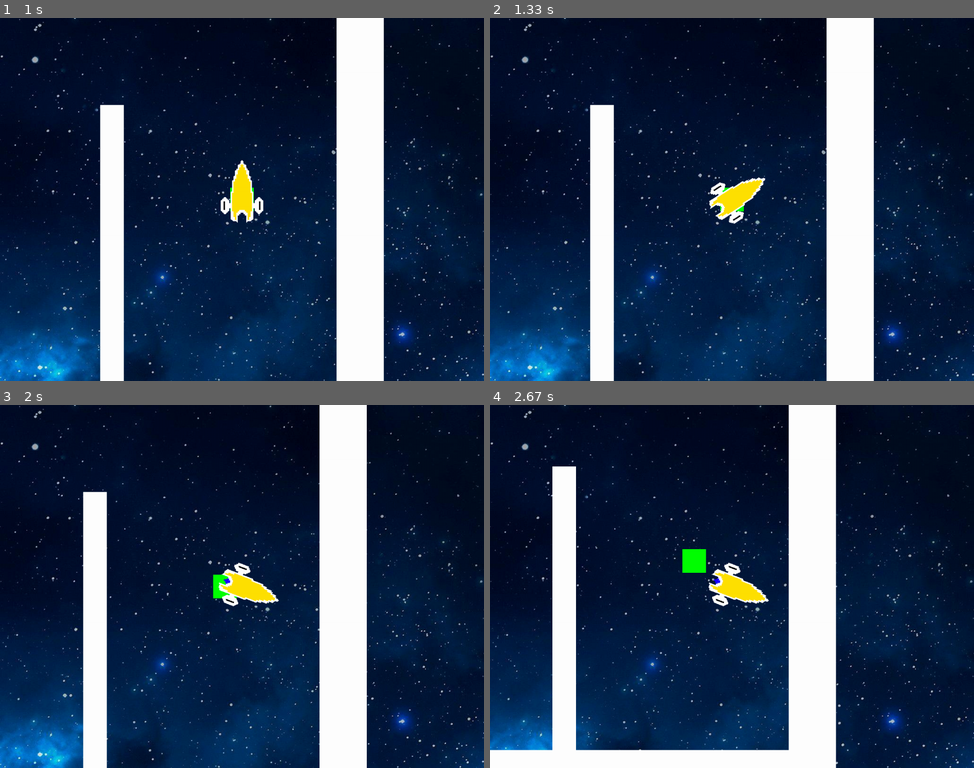
Above: before the commit, frames 1-4 (two rows, left to right).
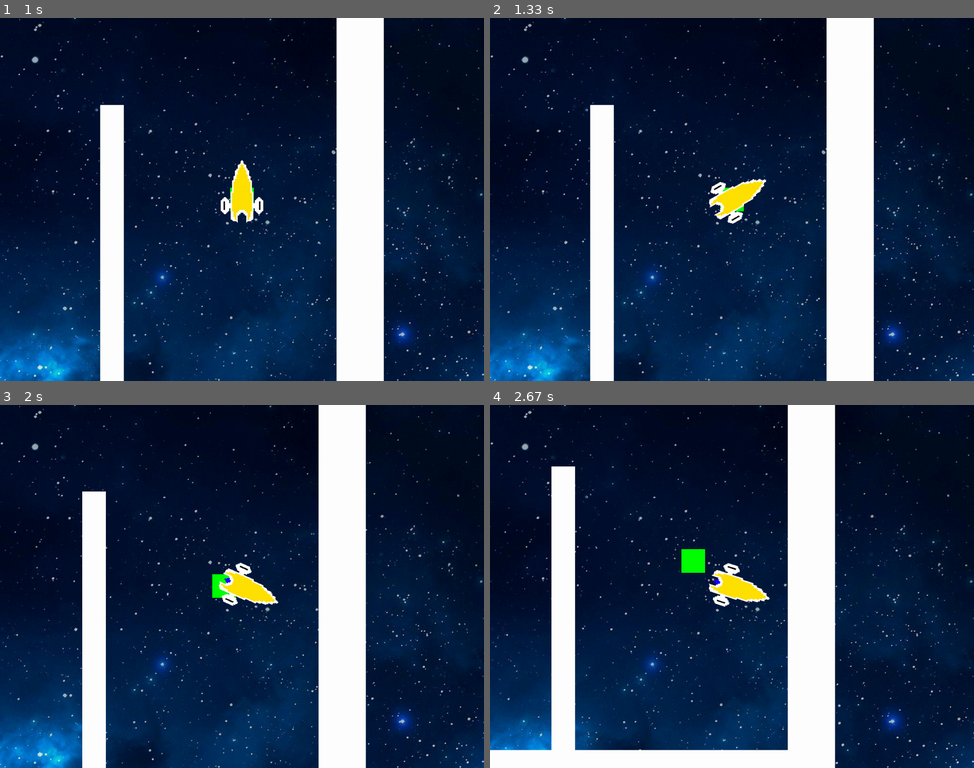
Above: after the commit, the same moments.

Repository: williamjamesj/pygame-project-williamjamesj
Game: pygame game, started from main.py
Same seed, same stepped clock (60 frames per second), same inputs: the game is played once before the commit and once after it.
Inputs (mouse positions are in pixels of both pictures, inside the frame that each line leads up to):
- Up to frame 1 (1 s): click (242, 163) at 0.38 s; click (193, 152) at 0.72 s
- Up to frame 2 (1.33 s): hold Right from 1 s (still down); move the mouse to (886, 188) at 1.03 s
- Up to frame 3 (2 s): release Right at 1.47 s; hold Up 1.5-1.8 s; hold Right from 1.83 s (still down)
- Up to frame 4 (2.67 s): release Right at 2.3 s; hold Left from 2.33 s (still down)

Frame 1 is identical in both runs. In frame 2, 0.3% of the frame differs, in the area x 45-58%, y 43-57%; in frame 3, 1.3%, in the area x 17-76%, y 0-100%; in frame 4, 1.3%.

Commit message:
fixed game crash

Diff:
--- a/levels.py
+++ b/levels.py
@@ -13,7 +13,7 @@
     globals.walls.add(Barrier(200,100,50,600)) # Wall 2
     globals.walls.add(Barrier(-100,300,50,600)) # Wall 3
     globals.walls.add(Barrier(-400,100,50,600)) # Wall 4
-    globals.walls.add(Barrier(-800,650,400,50)) # Wall 5
+    globals.walls.add(Barrier(-800,650,450,50)) # Wall 5
     globals.walls.add(Barrier(-1000,0,2000,100)) # Top
     globals.walls.add(Barrier(-1100,0,100,1000)) # Left
     globals.walls.add(Barrier(-1000,900,2000,100)) # Bottom
@@ -32,7 +32,7 @@
     globals.destroyables.add(Destroyable(-100,100,50,200)) # Wall 3 Destroyable
     globals.walls.add(Barrier(-400,100,50,600)) # Wall 4
     globals.destroyables.add(Destroyable(-400,700,50,200)) # Wall 4 Destroyable
-    globals.walls.add(Barrier(-800,650,400,50)) # Wall 5
+    globals.walls.add(Barrier(-800,650,450,50)) # Wall 5
     globals.walls.add(Barrier(-1000,0,2000,100)) # Top
     globals.walls.add(Barrier(-1100,0,100,1000)) # Left
     globals.walls.add(Barrier(-1000,900,2000,100)) # Bottom
@@ -41,7 +41,7 @@
 def levelthree():
     globals.spawnPointLocation = (800,500)
     globals.spawnPoint = SpawnPoint(globals.spawnPointLocation,50,50)
-    globals.playerspaceship = PlayerSpaceship(globals.spawnPointLocation,"yellowspaceship",20,0.1,0,3)
+    globals.playerspaceship = PlayerSpaceship(globals.spawnPointLocation,"yellowspaceship",10,0.1,0,3)
     globals.screen.blit(globals.backgroundpicture, (0,0))
     globals.walls.add(Barrier(-1000,0,2000,100)) # Top
     globals.walls.add(Barrier(-1100,0,100,1000)) # Left
--- a/main.py
+++ b/main.py
@@ -33,24 +33,6 @@
 shop = shopScreen()
 while globals.running: # The main loop can be stopped from any file
     '''Main Loop - Always running, until the game stops.'''
-    for event in pygame.event.get():
-        if event.type == QUIT:
-            globals.running = False
-        # Checks if any buttons have been pressed in the menu stage.
-        elif (globals.gamestage == "menu" and event.type == MOUSEBUTTONDOWN):
-            checkingMenu(pygame.mouse.get_pos())
-        elif (globals.gamestage == "levelselect" and event.type == MOUSEBUTTONDOWN):
-            checkingLevel(pygame.mouse.get_pos())
-        elif (globals.gamestage == "instructions" and event.type == MOUSEBUTTONDOWN):
-            checkingInstructions(pygame.mouse.get_pos())
-        elif (globals.gamestage == "settings" and event.type == MOUSEBUTTONDOWN):
-            checkingSettings(pygame.mouse.get_pos())
-        elif (globals.gamestage == "levelover" and event.type == MOUSEBUTTONDOWN):
-            checkingLevelOver(pygame.mouse.get_pos())
-        elif (globals.gamestage == "shop" and event.type == MOUSEBUTTONDOWN):
-            shop.updateShop(pygame.mouse.get_pos())
-        elif event.type == USEREVENT + 1 and globals.gamestage == "game":
-            globals.playerspaceship.canshoot = True
     if globals.gamestage == "game": # Loops while the player is playing the game, at the top of the elif list because it should be prioritised.
         updateGame(pygame.key.get_pressed())
         globals.playerspaceship.draw(globals.screen)
@@ -96,6 +78,24 @@
             levelrendered = False
         elif not globals.gamestage == "instructions":
             instructionsrendered = False
+    for event in pygame.event.get():
+        if event.type == QUIT:
+            globals.running = False
+        # Checks if any buttons have been pressed in the menu stage.
+        elif (globals.gamestage == "menu" and event.type == MOUSEBUTTONDOWN):
+            checkingMenu(pygame.mouse.get_pos())
+        elif (globals.gamestage == "levelselect" and event.type == MOUSEBUTTONDOWN):
+            checkingLevel(pygame.mouse.get_pos())
+        elif (globals.gamestage == "instructions" and event.type == MOUSEBUTTONDOWN):
+            checkingInstructions(pygame.mouse.get_pos())
+        elif (globals.gamestage == "settings" and event.type == MOUSEBUTTONDOWN):
+            checkingSettings(pygame.mouse.get_pos())
+        elif (globals.gamestage == "levelover" and event.type == MOUSEBUTTONDOWN):
+            checkingLevelOver(pygame.mouse.get_pos())
+        elif (globals.gamestage == "shop" and event.type == MOUSEBUTTONDOWN):
+            shop.updateShop(pygame.mouse.get_pos())
+        elif event.type == USEREVENT + 1 and globals.gamestage == "game":
+            globals.playerspaceship.canshoot = True
     if globals.debug:
         font = pygame.font.Font('resources/fonts/Nougat.ttf', 50)
         textobject = font.render(str(math.ceil(fpsClock.get_fps())), True, (255,0,0))
@@ -103,3 +103,4 @@
     pygame.display.flip()
     fpsClock.tick(FPS)
 save(globals.coins,globals.unlockedlevel)
+sys.exit()
